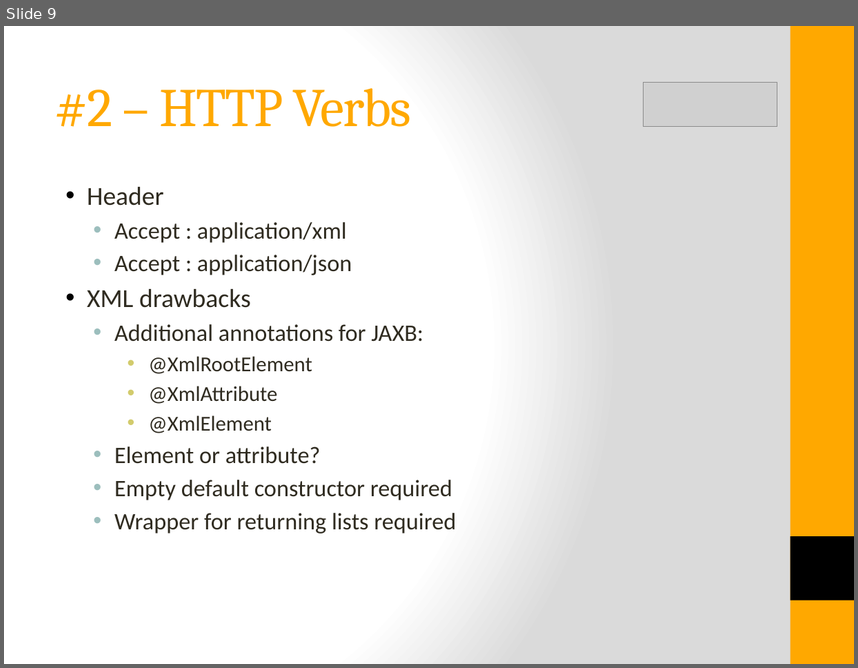
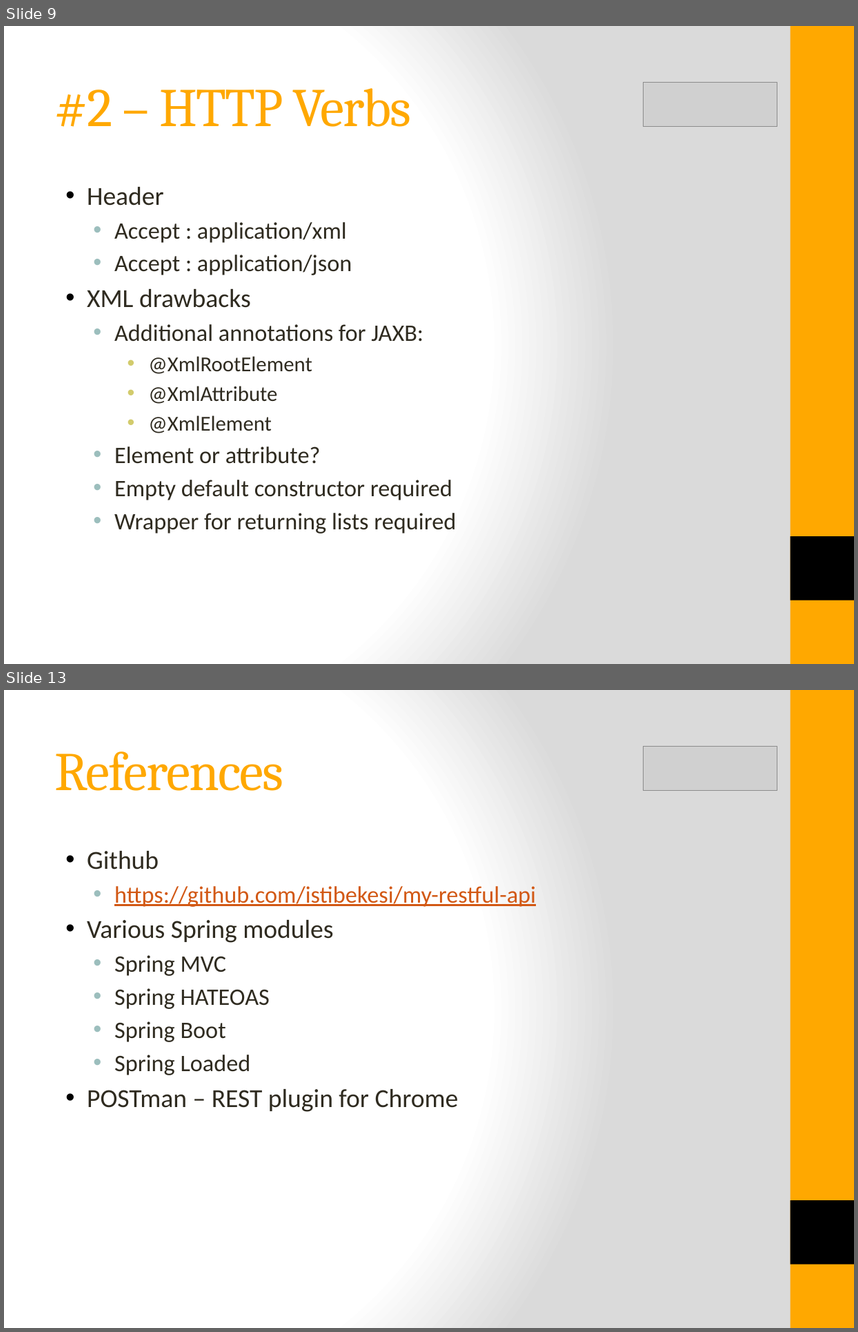
Before and after one commit to istibekesi/my-restful-api, a slide deck: doc/RESTful API Design.pptx. Shown one above the other, each under a label of ours: slide 9 before the commit, slides 9 and 13 after it; the slides between them are not shown. The pictures are 858x668 and 858x1332 pixels, drawn with LibreOffice and Linux fonts; fonts in the diff are those of the drawing; grey boxes stand for pictures. Boxes give left, top, right and bottom in pixels: in the first picture for what was removed or moved away, otherwise in the second. Text is boxed around its words. In the diff, an @@ line names an element or a change of style, - is before the commit and + after.

```diff
--- a/doc/RESTful API Design.pptx
+++ b/doc/RESTful API Design.pptx
@@ slide 13 added at <box>4,690,854,1328</box>, background gradient #FFFFFF to #DADADA; not listed: 2 template elements that a slide beside it also shows @@
@@ title added at <box>55,751,284,791</box>, 46 pt, text #FFA800 @@
+References
@@ picture added at <box>643,746,777,791</box> @@
@@ text added at <box>87,851,536,1112</box>, 20 pt, text #2F2B20 @@
+• Github
+  • https://github.com/istibekesi/my-restful-api
+• Various Spring modules
+  • Spring MVC
+  • Spring HATEOAS
+  • Spring Boot
+  • Spring Loaded
+• POSTman – REST plugin for Chrome
```
Also in this commit, not shown: 2 slides changed, 3 other slides added, 4 other files.
